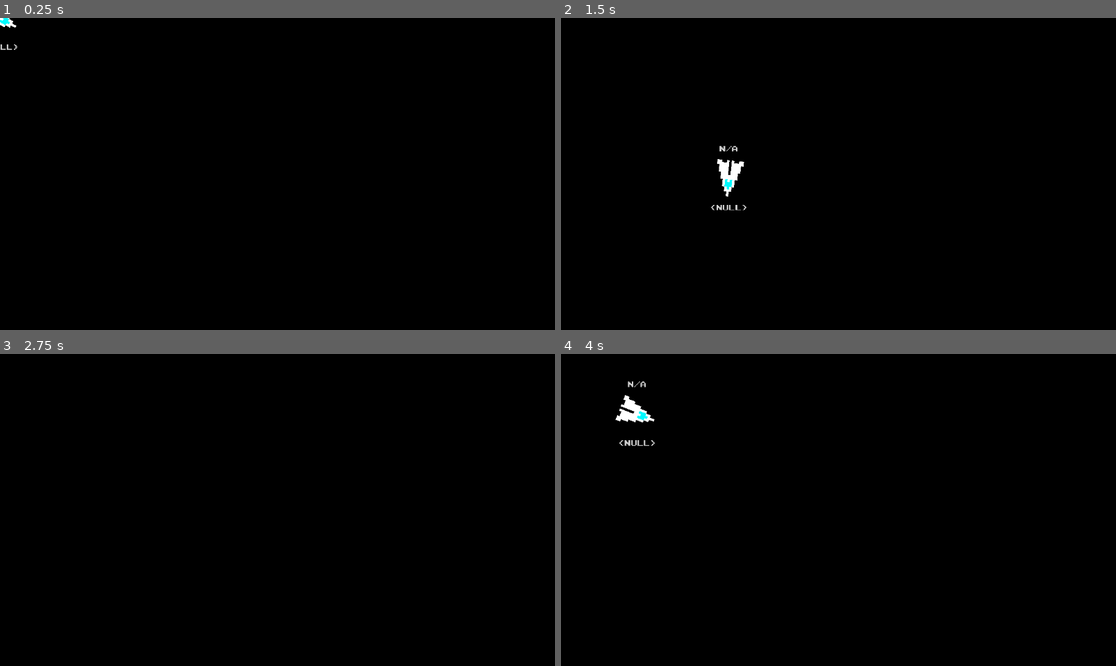
Above: before the commit, frames 1-4 (two rows, left to right).
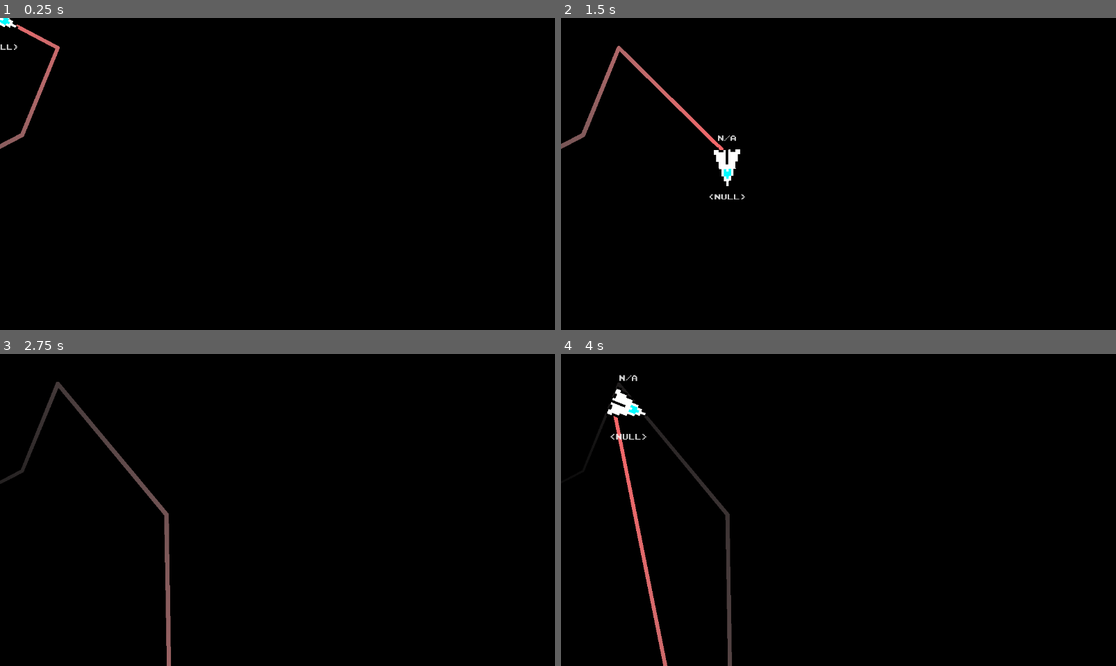
Above: after the commit, the same moments.

Repository: Blixtdraken/PewPew_Online
Game: Godot game, scene res://scenes/player.tscn
Two runs of this game, one before a commit and one after it. Both use one fixed random seed, a clock stepped at 60 frames per second and the inputs below. This scene is started directly instead of the project's main scene.
Inputs (mouse positions are in pixels of both pictures, inside the frame that each line leads up to):
- Up to frame 1 (0.25 s): no input
- Up to frame 2 (1.5 s): tap Enter at 0.5 s; move the mouse to (960, 158) at 0.52 s; hold Right mouse button (move) 0.53-1.28 s; move the mouse to (727, 189) at 1.27 s; tap Ctrl (boost) at 1.35 s
- Up to frame 3 (2.75 s): right-click (166, 525) at 1.55 s; move the mouse to (333, 441) at 2.02 s; hold Space (break) from 2.03 s (still down); right-click (333, 441) at 2.3 s
- Up to frame 4 (4 s): tap R (reset) at 2.75 s; move the mouse to (810, 572) at 2.77 s; release Space (break) at 2.78 s; click (810, 572) at 2.85 s; right-click (810, 572) at 3.05 s; move the mouse to (1005, 556) at 3.52 s; hold Right mouse button (move) from 3.53 s (still down); tap Down (look_at.down) at 3.6 s

The runs differ from the first frame. In frame 1, 0.4% of the frame differs, in the area x 0-11%, y 2-43%; in frame 2, 1.2%; in frame 3, 1.1%; in frame 4, 1.9%, in the area x 7-31%, y 6-100%.
Error in both runs: Invalid assignment of property or key 'text' with value of type 'String' on a base object of type 'null instance'. (res://scripts/player.gd:112)

Commit message:
deded

Diff:
--- a/pewpew-client/project.godot
+++ b/pewpew-client/project.godot
@@ -115,6 +115,7 @@
 [physics]
 
 common/physics_ticks_per_second=120
+common/physics_interpolation=true
 
 [rendering]
 
--- a/pewpew-client/scenes/laser.tscn
+++ b/pewpew-client/scenes/laser.tscn
@@ -15,16 +15,17 @@
 metadata/_snap_count = 2
 
 [sub_resource type="RectangleShape2D" id="RectangleShape2D_tca7x"]
-size = Vector2(3, 7)
+size = Vector2(3, 22)
 
 [node name="Laser" type="Node2D"]
+physics_interpolation_mode = 1
 script = ExtResource("1_3dmir")
 laser_speed = 5000.0
 
 [node name="Sprite" type="Sprite2D" parent="."]
 texture_filter = 1
-position = Vector2(2, -54)
-scale = Vector2(4, 5.625)
+position = Vector2(0, -24)
+scale = Vector2(4, 3.875)
 texture = SubResource("GradientTexture2D_6kduy")
 
 [node name="Life Timer" type="Timer" parent="."]
@@ -36,7 +37,7 @@
 scale = Vector2(4, 4)
 
 [node name="CollisionShape2D" type="CollisionShape2D" parent="Area2D"]
-position = Vector2(0, -5)
+position = Vector2(0, -11)
 shape = SubResource("RectangleShape2D_tca7x")
 
 [connection signal="timeout" from="Life Timer" to="." method="_delete_timeout"]
--- /dev/null
+++ b/pewpew-client/scenes/line_2d.gd
@@ -0,0 +1,34 @@
+extends Line2D
+@onready
+var drawer_node:Node2D  = get_parent().get_node("Drawer")
+
+# Called when the node enters the scene tree for the first time.
+func _ready() -> void:
+	global_position = Vector2.ZERO
+	pass # Replace with function body.
+
+@export
+var distance_between_points:float = 100
+@export
+var trail_length:float = 500
+# Called every frame. 'delta' is the elapsed time since the previous frame.
+func _process(delta: float) -> void:
+	global_position = Vector2.ZERO
+	global_rotation = 0
+	#points.append()
+	var list:PackedVector2Array = points
+	@warning_ignore("narrowing_conversion")
+	var point_amount:int = trail_length/distance_between_points + 1
+	if drawer_node.global_position.distance_to(list[0]) >= distance_between_points:
+		list.insert(0, drawer_node.global_position)
+		if list.size() + 1 >= point_amount:
+			list.remove_at(list.size()-1)
+	else:
+		list.set(0,drawer_node.global_position)
+
+	#print(list)
+	points = list
+
+	#print(points)
+	#print(position)
+	pass
--- a/pewpew-client/scenes/player.tscn
+++ b/pewpew-client/scenes/player.tscn
@@ -1,10 +1,11 @@
-[gd_scene load_steps=12 format=3 uid="uid://b77fxwrp0q7t1"]
+[gd_scene load_steps=15 format=3 uid="uid://b77fxwrp0q7t1"]
 
 [ext_resource type="Script" path="res://scripts/player.gd" id="1_sjcll"]
 [ext_resource type="Script" path="res://scripts/inverse_rotation.gd" id="2_qoowp"]
 [ext_resource type="Script" path="res://scripts/player_sprites.gd" id="4_don2s"]
 [ext_resource type="Texture2D" uid="uid://cpfb2p6yosuh" path="res://textures/player/player_shell.png" id="4_y3u62"]
 [ext_resource type="Texture2D" uid="uid://emlawk1ne7qh" path="res://textures/player/player_main.png" id="6_45cq4"]
+[ext_resource type="Script" path="res://scenes/line_2d.gd" id="7_24m3n"]
 [ext_resource type="Texture2D" uid="uid://ce3rqpe2d1srf" path="res://textures/player/player_second.png" id="7_erw3i"]
 
 [sub_resource type="Gradient" id="Gradient_acsi1"]
@@ -30,11 +31,19 @@
 fill = 1
 fill_from = Vector2(0.471795, 0.446154)
 
+[sub_resource type="Curve" id="Curve_wf65k"]
+_data = [Vector2(0.0932722, 0.764186), 0.0, 0.0, 0, 0, Vector2(1, 0.244186), -3.87688, 0.0, 0, 0]
+point_count = 2
+
+[sub_resource type="Gradient" id="Gradient_f8ao5"]
+colors = PackedColorArray(1, 0.41, 0.419833, 0.984314, 1, 1, 1, 0)
+
 [node name="Player" type="CharacterBody2D"]
 collision_mask = 3
 wall_min_slide_angle = 3.14159
 script = ExtResource("1_sjcll")
 ignore_inout_without_focus = false
+acceleration = 0.9
 max_speed = 1500.0
 break_force = 4.0
 
@@ -95,7 +104,7 @@
 polygon = PackedVector2Array(-8, -40, 8, -40, 32, 24, 32, 40, -32, 40, -32, 24)
 
 [node name="Laser Cooldown" type="Timer" parent="."]
-wait_time = 0.5
+wait_time = 0.3
 one_shot = true
 
 [node name="Score Label" type="Label" parent="."]
@@ -117,5 +126,18 @@
 horizontal_alignment = 1
 script = ExtResource("2_qoowp")
 
+[node name="Line2D" type="Line2D" parent="."]
+points = PackedVector2Array(120, 62, 46, 243, -121, 330, -257, 285, -378, 88, -309, -31)
+width_curve = SubResource("Curve_wf65k")
+gradient = SubResource("Gradient_f8ao5")
+joint_mode = 2
+begin_cap_mode = 2
+round_precision = 32
+antialiased = true
+script = ExtResource("7_24m3n")
+
+[node name="Drawer" type="Node2D" parent="."]
+position = Vector2(0, 40)
+
 [connection signal="timeout" from="Sync Timer" to="." method="_sync_timer_timeout"]
 [connection signal="timeout" from="Laser Cooldown" to="." method="_laser_cooled_down"]
--- a/pewpew-client/scripts/laser.gd
+++ b/pewpew-client/scripts/laser.gd
@@ -8,6 +8,7 @@
 var shooter:Player = null
 # Called when the node enters the scene tree for the first time.
 func _ready() -> void:
+	#reset_physics_interpolation()
 	#if multiplayer.get_unique_id() != get_multiplayer_authority():
 		#(get_node("HitBox") as Area2D).monitoring = false
 		#(get_node("HitBox") as Area2D).monitorable = false
@@ -16,6 +17,7 @@
 
 # Called every frame. 'delta' is the elapsed time since the previous frame.
 func _physics_process(delta: float) -> void:
+	transform.translated(-transform.y*delta*laser_speed)
 	position += -transform.y*delta*laser_speed
 	#print(position)
 	pass
